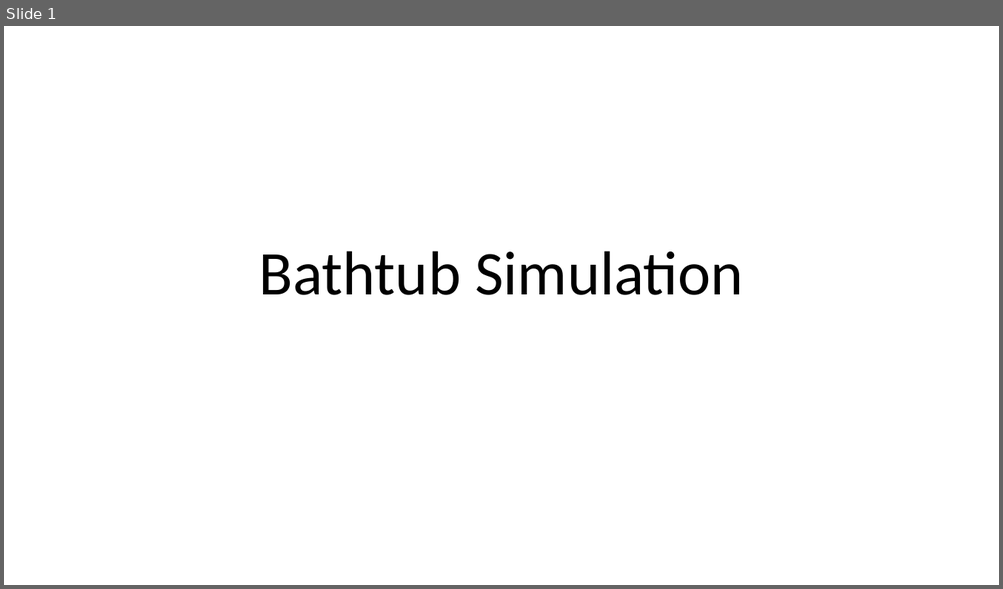
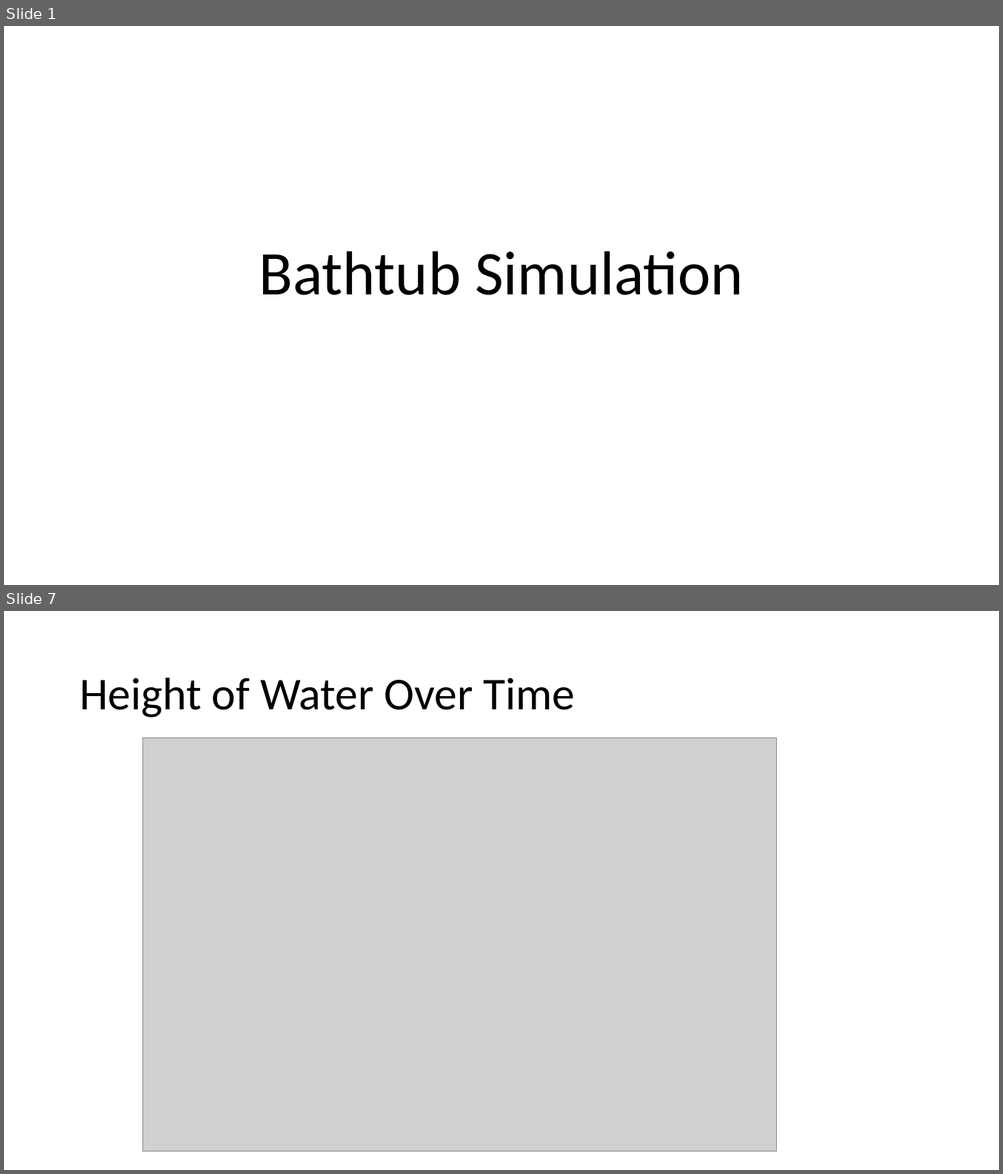
Before and after one commit to dmccreary/microsims, a slide deck: docs/sims/bathtub/Bathtub-Simulation.pptx. Shown one above the other, each under a label of ours: slide 1 before the commit, slides 1 and 7 after it; the slides between them are not shown. The pictures are 1003x589 and 1003x1174 pixels, drawn with LibreOffice and Linux fonts; fonts in the diff are those of the drawing; grey boxes stand for pictures. Boxes give left, top, right and bottom in pixels: in the first picture for what was removed or moved away, otherwise in the second. Text is boxed around its words. In the diff, an @@ line names an element or a change of style, - is before the commit and + after.

```diff
--- a/docs/sims/bathtub/Bathtub-Simulation.pptx
+++ b/docs/sims/bathtub/Bathtub-Simulation.pptx
@@ slide 7 added at bbox=[4, 611, 999, 1170], background #FFFFFF @@
@@ title added at bbox=[79, 678, 575, 718], 44 pt, text #000000 @@
+Height of Water Over Time
@@ picture added at bbox=[143, 738, 777, 1152] @@
```
Also in this commit, not shown: 1 slide changed, 4 other slides added, 2 other files.
